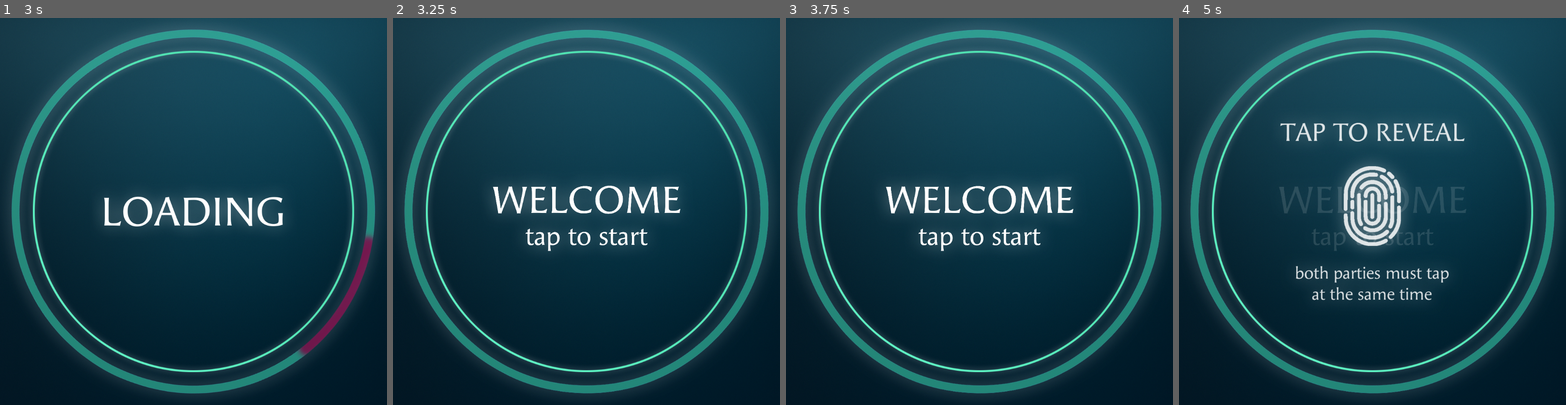
Above: before the commit, frames 1-4 (left to right).
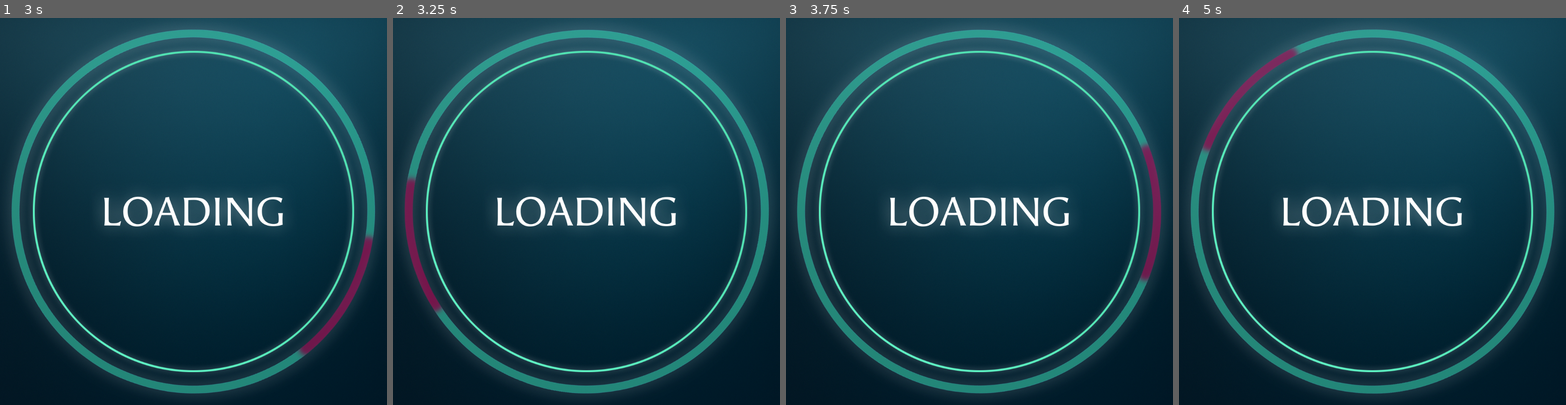
Above: after the commit, the same moments.

Repository: namda-on/jihunnid
Game: Godot game, scene res://scene/display_1.tscn
Same seed, same stepped clock (60 frames per second), same inputs: the game is played once before the commit and once after it.
Inputs (mouse positions are in pixels of both pictures, inside the frame that each line leads up to):
- Up to frame 1 (3 s): tap Enter at 0.5 s; move the mouse to (278, 192) at 0.52 s; click (278, 192) at 0.67 s; tap Space at 1.25 s; drag from (116, 230) to (174, 288) at 1.27 s; move the mouse to (232, 126) at 2.02 s; click (232, 126) at 2.17 s; drag from (174, 288) to (77, 153) at 2.77 s
- Up to frame 2 (3.25 s): no input
- Up to frame 3 (3.75 s): move the mouse to (1095, 269) at 3.52 s; click (1095, 269) at 3.67 s
- Up to frame 4 (5 s): drag from (1256, 153) to (1314, 114) at 4.27 s

Frame 1 is identical in both runs. In frame 2, 3.7% of the frame differs, in the area x 2-98%, y 4-97%; in frame 3, 3.7%; in frame 4, 7.2%, in the area x 2-97%, y 3-98%.

Commit message:
fix coroutine function

Diff:
--- a/scripts/image.gd
+++ b/scripts/image.gd
@@ -21,18 +21,28 @@
 	outline_lg.modulate = Color(1,1,1,1)
 	anim_player.play("showResult")
 
+var _loading_id: int = 0
 func show_loading() -> void:
+	_loading_id += 1
+	var current_id = _loading_id
+
 	mode = "loading"
 	anim_player.play("clickAnim")
 	await anim_player.animation_finished
+	if current_id != _loading_id: return
+
 	anim_player.play("rotate")
-	await get_tree().create_timer(10).timeout
+	await get_tree().create_timer(5).timeout
+	if current_id != _loading_id: return
+
 	anim_player.stop()
 	if mode == "loading":
 		self.show_result()
 
 
 func reset() -> void:
+	_loading_id += 1
+
 	mode="ready"
 	anim_player.play("RESET")
 	start_text.visible = true
--- a/scripts/main.gd
+++ b/scripts/main.gd
@@ -5,7 +5,7 @@
 
 var drag_start_position = Vector2.ZERO
 var is_dragging = false
-const DRAG_THRESHOLD_X = 200  # 드래그 거리 임계값 (X축 기준)
+const DRAG_THRESHOLD_X = 400  # 드래그 거리 임계값 (X축 기준)
 var scene_changed = false
 
 func _ready():
Not shown, changed: build/jihunnid.pck
